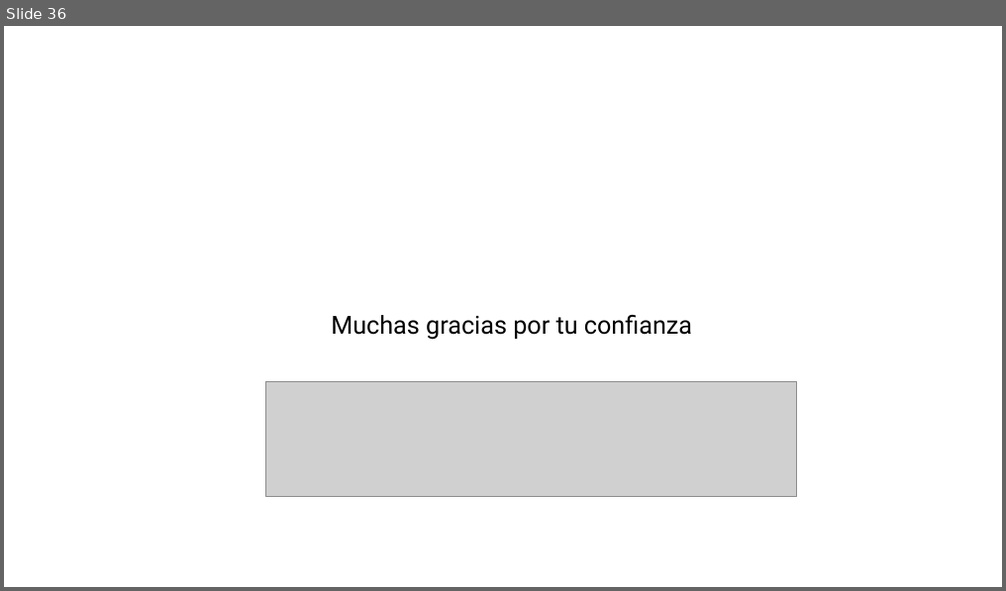
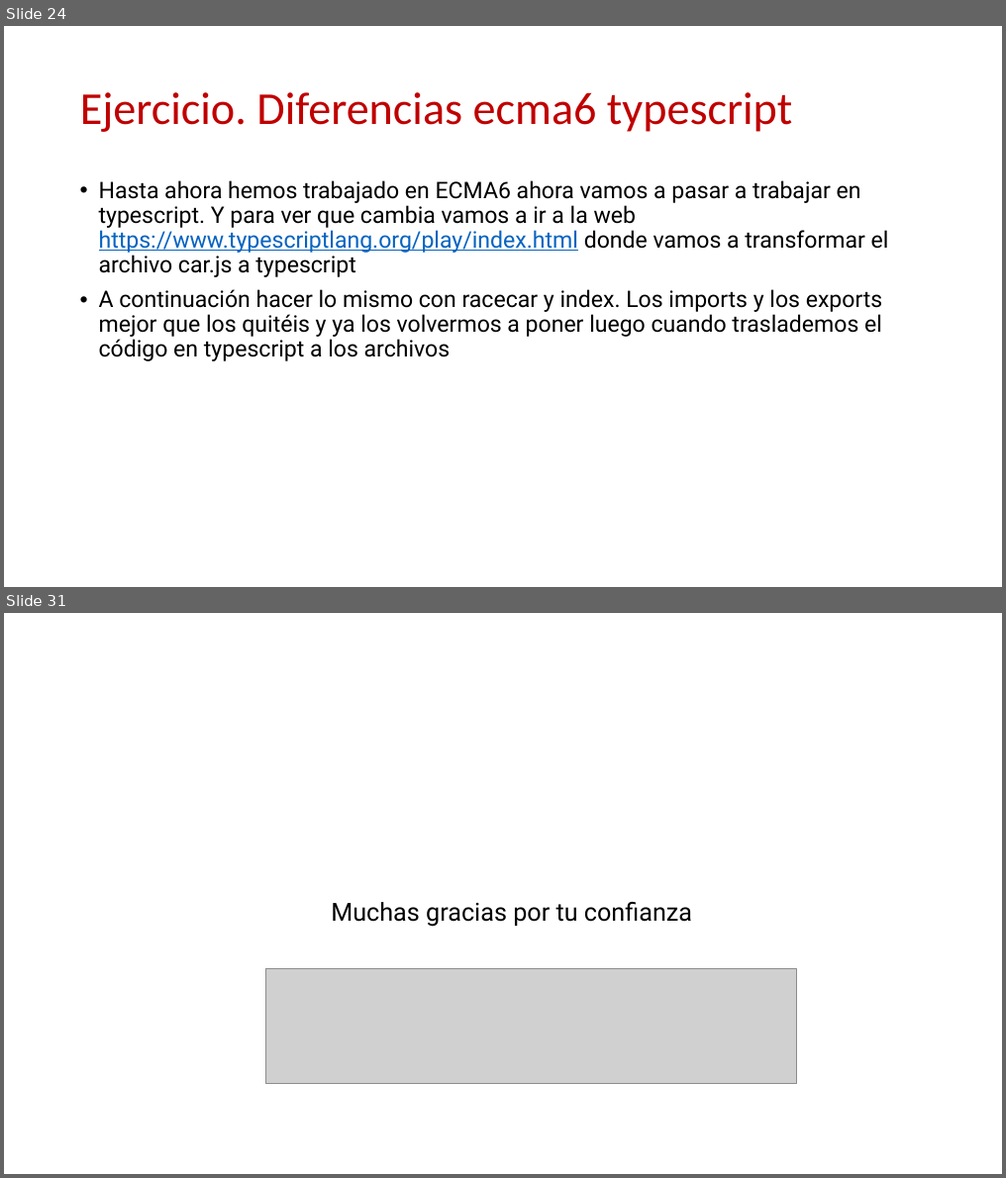
Before and after one commit to Robert-Freire/Introduction, a slide deck: resume.pptx. Shown one above the other, each under a label of ours: slide 36 before the commit, slides 24 and 31 after it; the slides between them are not shown. The pictures are 1006x591 and 1006x1178 pixels, drawn with LibreOffice and Linux fonts; fonts in the diff are those of the drawing; grey boxes stand for pictures; background and template pictures are left out. Boxes give left, top, right and bottom in pixels: in the first picture for what was removed or moved away, otherwise in the second. Text is boxed around its words. In the diff, an @@ line names an element or a change of style, - is before the commit and + after.

```diff
--- a/resume.pptx
+++ b/resume.pptx
@@ slide 24 added at [4,26,1002,587], background #FFFFFF @@
@@ title added at [80,92,792,132], 44 pt, text #C00000 @@
+Ejercicio. Diferencias ecma6 typescript
@@ text added at [99,180,889,362], 22 pt, text #000000 @@
+• Hasta ahora hemos trabajado en ECMA6 ahora vamos a pasar a trabajar en typescript. Y para ver que cambia vamos a ir a la web https://www.typescriptlang.org/play/index.html donde vamos a transformar el archivo car.js a typescript
+• A continuación hacer lo mismo con racecar y index. Los imports y los exports mejor que los quitéis y ya los volvermos a poner luego cuando traslademos el código en typescript a los archivos
@@ what was slide 36 is now slide 31 @@
```
Also in this commit, not shown: 5 slides changed, 18 other slides added, 24 slides removed, 3 other files.
